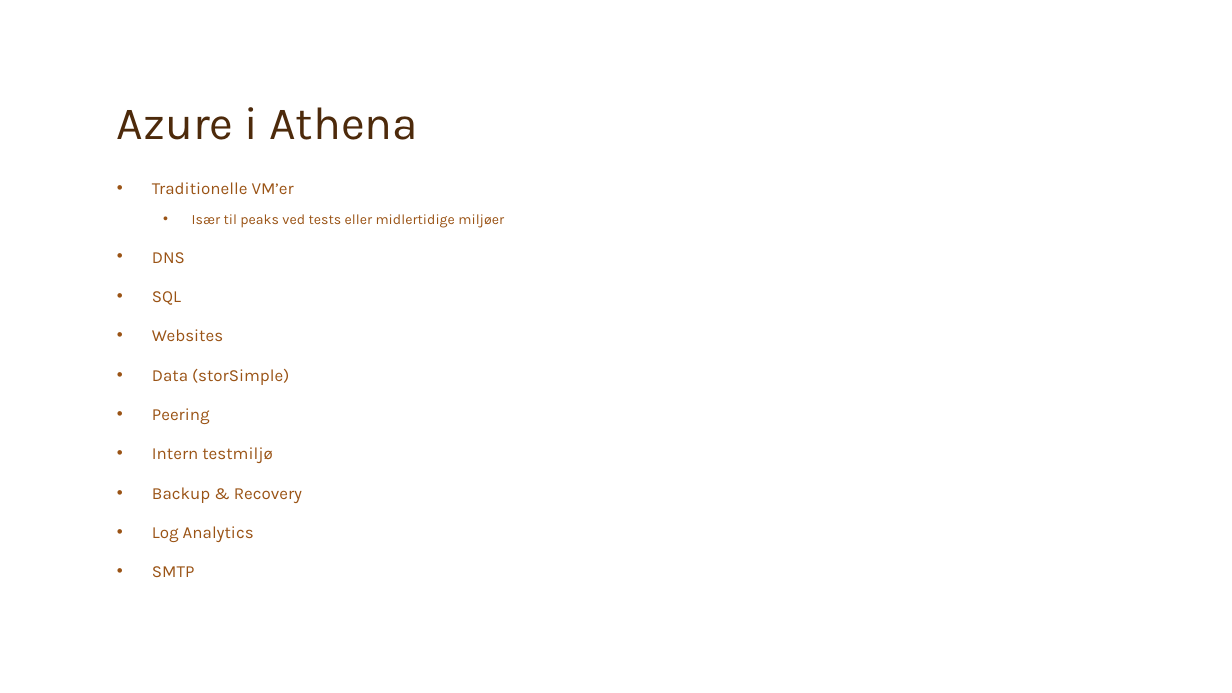
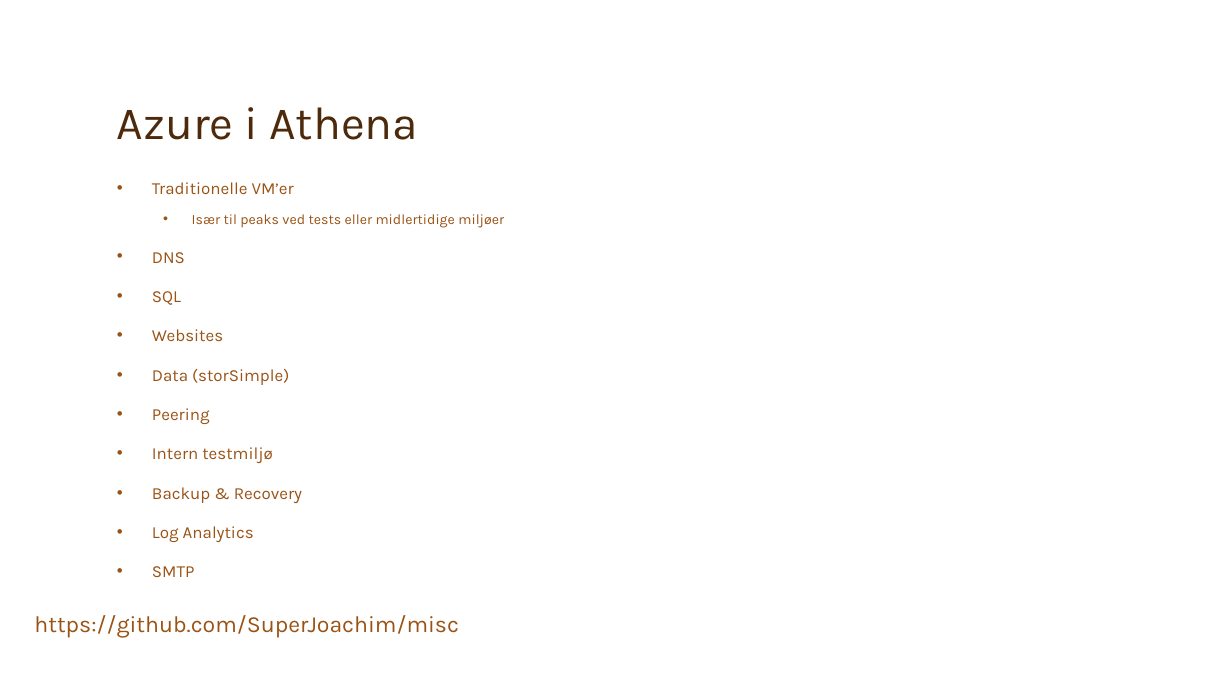
Before and after one commit to SuperJoachim/misc, a slide deck: slide 3 of Intro.pptx. Drawn at 1232x693 pixels with LibreOffice and Linux fonts; fonts in the diff are those of the drawing; background and template pictures are left out. Boxes give left, top, right and bottom in pixels: in the first picture for what was removed or moved away, otherwise in the second. Text is boxed around its words. In the diff, an @@ line names an element or a change of style, - is before the commit and + after.

```diff
--- a/Intro.pptx
+++ b/Intro.pptx
@@ text added at (34, 615, 459, 637), 18 pt, text #9A5315 @@
+https://github.com/SuperJoachim/misc
```
Also in this commit, not shown: 3 other slides changed.
